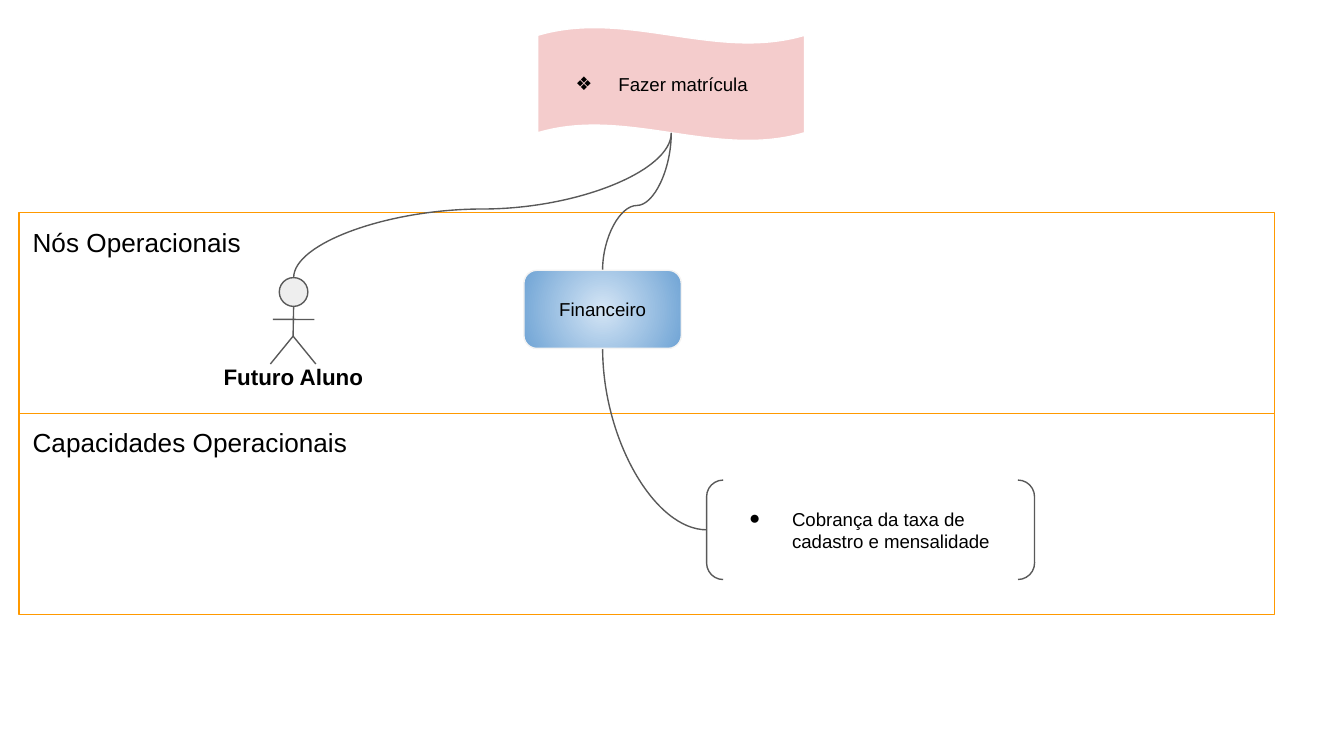
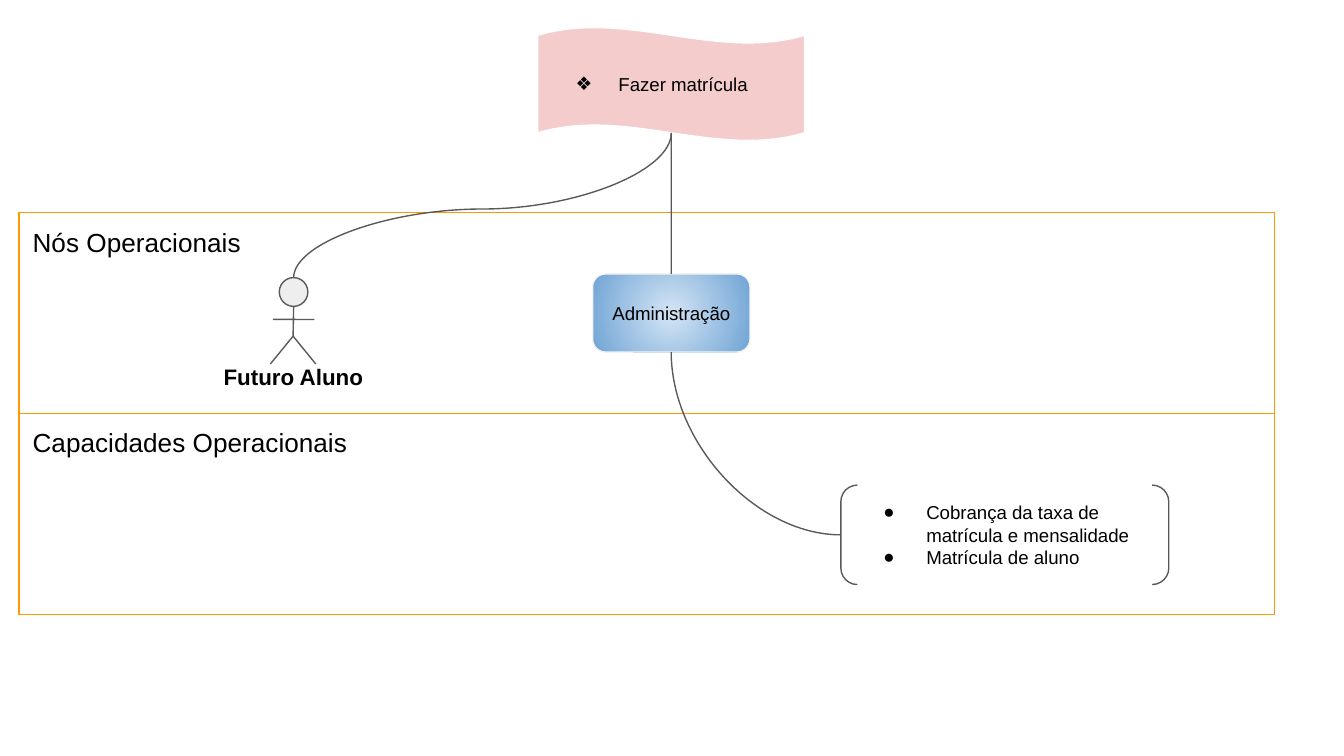
Before and after one commit to Feaugust/Oficinas-de-Projetos-de-Empresas--D-K, a slide deck: slide 2 of 15. Arquitetura de Negócio para cada Cenário.pptx (slide 3 before the commit). Drawn at 1344x756 pixels with LibreOffice and Linux fonts; fonts in the diff are those of the drawing. Boxes give left, top, right and bottom in pixels: in the first picture for what was removed or moved away, otherwise in the second. Text is boxed around its words. In the diff, an @@ line names an element or a change of style, - is before the commit and + after.

```diff
--- a/15. Arquitetura de Negócio para cada Cenário.pptx
+++ b/15. Arquitetura de Negócio para cada Cenário.pptx
@@ curved line moved from (602, 270) - (671, 133) to (671, 274) - (672, 133) @@
@@ rounded rectangle removed at <box>524,270,681,348</box> @@
-Financeiro
@@ rounded rectangle added at <box>593,274,750,352</box>, fill gradient #D4E5F5 to #70A4D5, outline #F3F3F3 0.75 pt, 10 pt, text #000000 @@
+Administração
@@ curved line moved from (602, 348) - (707, 530) to (671, 352) - (841, 535) @@
@@ bracket pair "Cobrança da taxa de matrícula ...": place and size @@
-bracket pair "Cobrança da taxa de matrícula ..." at <box>707,480,1035,579</box>
+bracket pair "Cobrança da taxa de matrícula ..." at <box>841,485,1169,585</box>
@@ text in bracket pair at <box>926,505,1129,565</box>: text changed @@
-● Cobrança da taxa de cadastro e mensalidade
+● Cobrança da taxa de matrícula e mensalidade
+● Matrícula de aluno
```
Also in this commit, not shown: 4 other slides changed, 4 slides removed, 19 other files.
